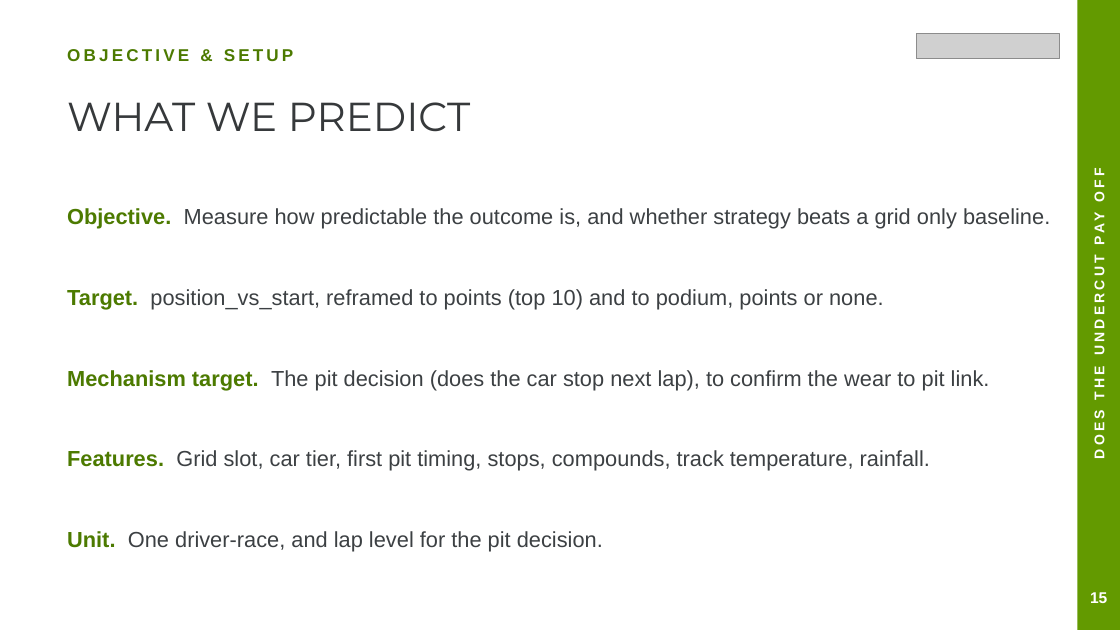
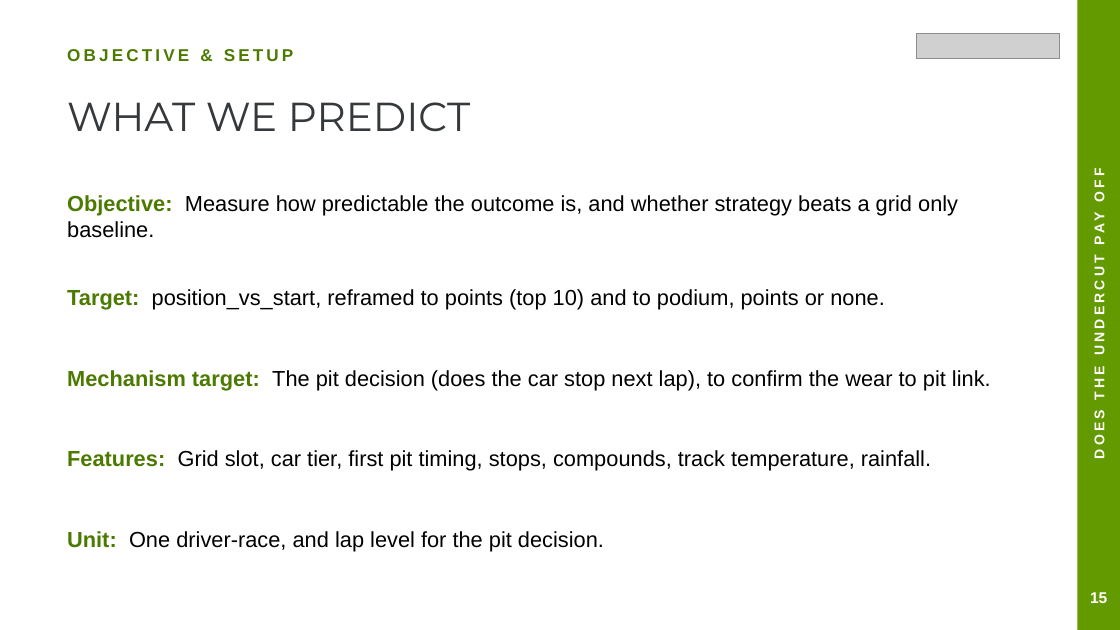
Before and after one commit to Munish0303/dai-mission-group-K, a slide deck: slide 20 of presentation.pptx. Drawn at 1120x630 pixels with LibreOffice and Linux fonts; fonts in the diff are those of the drawing; grey boxes stand for pictures. Boxes give left, top, right and bottom in pixels: in the first picture for what was removed or moved away, otherwise in the second. Text is boxed around its words. In the diff, an @@ line names an element or a change of style, - is before the commit and + after.

```diff
--- a/presentation.pptx
+++ b/presentation.pptx
@@ text at (67, 195, 958, 238): text changed; text colour #3C4043 to #000000 @@
-Objective. Measure how predictable the outcome is, and whether strategy beats a grid only baseline.
+Objective: Measure how predictable the outcome is, and whether strategy beats a grid only baseline.
@@ text at (67, 289, 885, 310): text changed; text colour #3C4043 to #000000 @@
-Target. position_vs_start, reframed to points (top 10) and to podium, points or none.
+Target: position_vs_start, reframed to points (top 10) and to podium, points or none.
@@ text at (67, 370, 991, 390): text changed; text colour #3C4043 to #000000 @@
-Mechanism target. The pit decision (does the car stop next lap), to confirm the wear to pit link.
+Mechanism target: The pit decision (does the car stop next lap), to confirm the wear to pit link.
@@ text at (67, 450, 931, 471): text changed; text colour #3C4043 to #000000 @@
-Features. Grid slot, car tier, first pit timing, stops, compounds, track temperature, rainfall.
+Features: Grid slot, car tier, first pit timing, stops, compounds, track temperature, rainfall.
@@ text at (67, 531, 604, 552): text changed; text colour #3C4043 to #000000 @@
-Unit. One driver-race, and lap level for the pit decision.
+Unit: One driver-race, and lap level for the pit decision.
```
Also in this commit, not shown: 31 other slides changed, 4 slides added, 3 slides removed, 2 other files.
